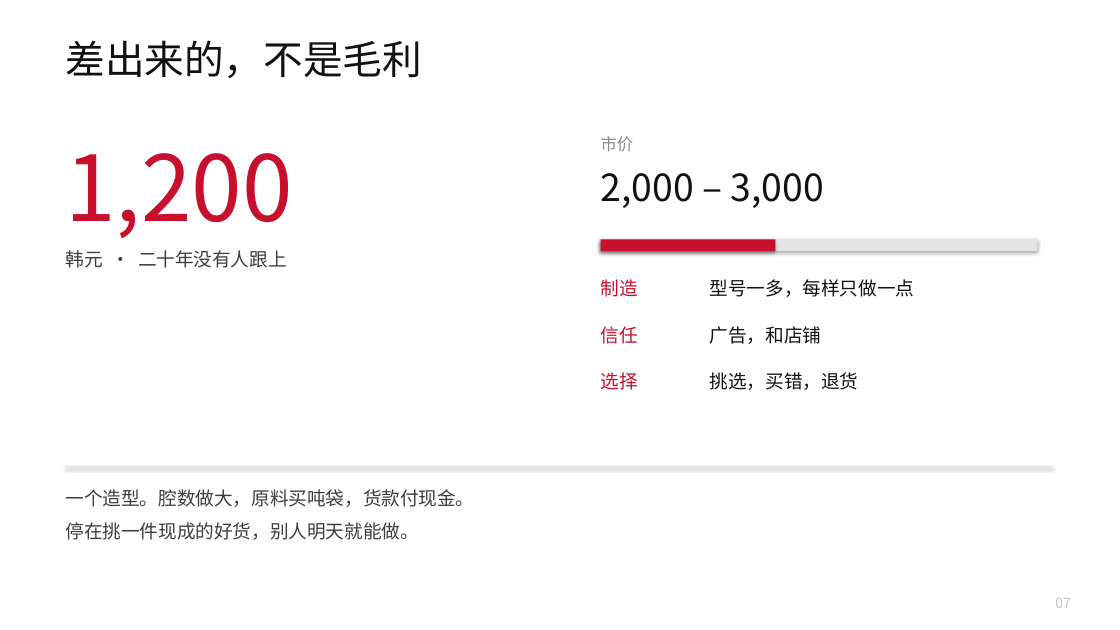
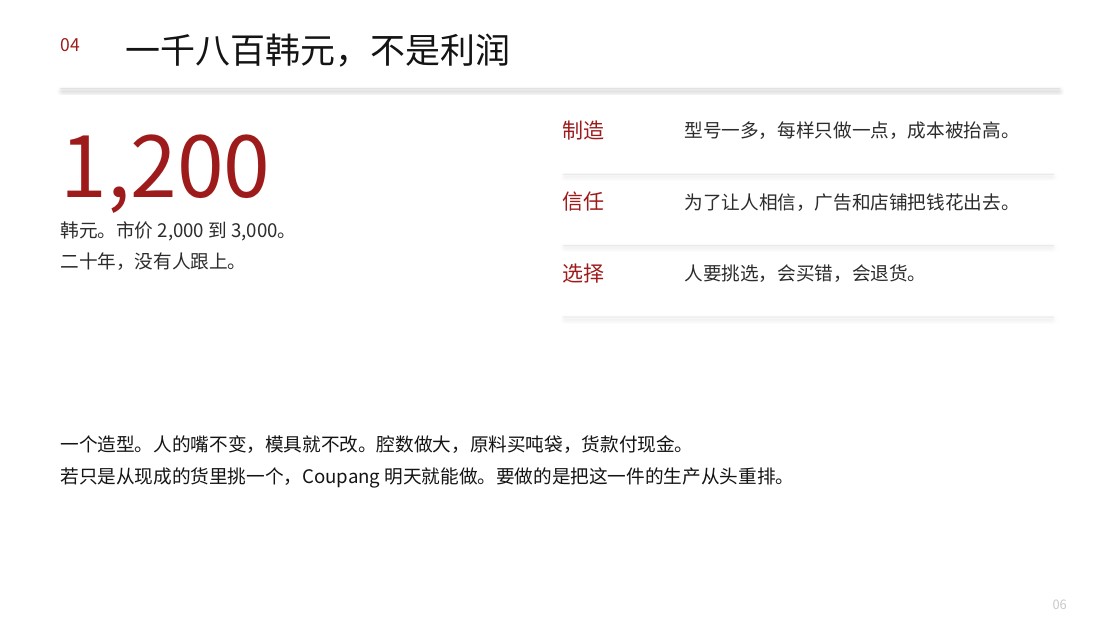
Before and after one commit to headshot9999/xiaoyi, a slide deck: slide 6 of 艾多美何以成为100兆韩元企业.pptx (slide 7 before the commit). Drawn at 1120x630 pixels with LibreOffice and Linux fonts; fonts in the diff are those of the drawing. Boxes give left, top, right and bottom in pixels: in the first picture for what was removed or moved away, otherwise in the second. Text is boxed around its words. In the diff, an @@ line names an element or a change of style, - is before the commit and + after.

```diff
--- a/艾多美何以成为100兆韩元企业.pptx
+++ b/艾多美何以成为100兆韩元企业.pptx
@@ text added at bbox=[60, 38, 79, 51], 15 pt, text #9E1B1B @@
+04
@@ text at bbox=[126, 33, 511, 67]: text changed; size 34 to 30 pt; text colour #111111 to #141414 @@
-差出来的，不是毛利
+一千八百韩元，不是利润
@@ rectangle added at bbox=[60, 88, 1060, 89], fill #E2E2E2 @@
@@ text "1,200": place and size @@
-text "1,200" at bbox=[65, 153, 292, 238]
+text "1,200" at bbox=[60, 134, 270, 213]
@@ text "1,200" at bbox=[60, 134, 270, 213]: size 78 to 72 pt, text colour #C8102E to #9E1B1B @@
@@ size 16 to 18 pt, text colour #C8102E to #9E1B1B in 3 elements at bbox=[563, 263, 605, 283], bbox=[563, 191, 605, 211], bbox=[563, 120, 605, 140] @@
@@ text "制造": place and size @@
-text "制造" at bbox=[601, 279, 638, 297]
+text "制造" at bbox=[563, 120, 605, 140]
@@ text removed at bbox=[601, 136, 634, 151] @@
-市价
@@ text at bbox=[685, 121, 1020, 139]: text changed; text colour #111111 to #2C2C2C @@
-型号一多，每样只做一点
+型号一多，每样只做一点，成本被抬高。
@@ rectangle added at bbox=[563, 174, 1054, 175], fill #E2E2E2 @@
@@ text removed at bbox=[601, 173, 824, 208] @@
-2,000 – 3,000
@@ text "信任": place and size @@
-text "信任" at bbox=[601, 326, 638, 344]
+text "信任" at bbox=[563, 191, 605, 211]
@@ text added at bbox=[685, 193, 1020, 211], 16 pt, text #2C2C2C @@
+为了让人相信，广告和店铺把钱花出去。
@@ text at bbox=[60, 221, 296, 270]: text changed; text colour #3D3D3D to #2C2C2C @@
-韩元 · 二十年没有人跟上
+韩元。市价 2,000 到 3,000。
+二十年，没有人跟上。
@@ rectangle removed at bbox=[601, 239, 776, 251] @@
@@ text "选择": place and size @@
-text "选择" at bbox=[601, 372, 638, 390]
+text "选择" at bbox=[563, 263, 605, 283]
@@ rectangle: place and size @@
-rectangle at bbox=[601, 239, 1038, 251]
+rectangle at bbox=[563, 245, 1054, 246]
@@ rectangle at bbox=[563, 245, 1054, 246]: fill #E4E4E4 to #E2E2E2 @@
@@ text at bbox=[685, 264, 927, 282]: text changed; text colour #111111 to #2C2C2C @@
-挑选，买错，退货
+人要挑选，会买错，会退货。
@@ rectangle added at bbox=[563, 317, 1054, 318], fill #E2E2E2 @@
@@ text removed at bbox=[710, 326, 822, 344] @@
-广告，和店铺
@@ text at bbox=[60, 435, 795, 488]: text changed; text colour #3D3D3D to #141414 @@
-一个造型。腔数做大，原料买吨袋，货款付现金。
-停在挑一件现成的好货，别人明天就能做。
+一个造型。人的嘴不变，模具就不改。腔数做大，原料买吨袋，货款付现金。
+若只是从现成的货里挑一个，Coupang 明天就能做。要做的是把这一件的生产从头重排。
@@ rectangle removed at bbox=[66, 466, 1053, 467] @@
@@ text removed at bbox=[1055, 598, 1071, 608] @@
-07
@@ text added at bbox=[1053, 600, 1067, 609], 11 pt, text #C8C8C8 @@
+06
```
Also in this commit, not shown: 11 other slides changed, 2 slides added, 3 slides removed, 2 other files.
